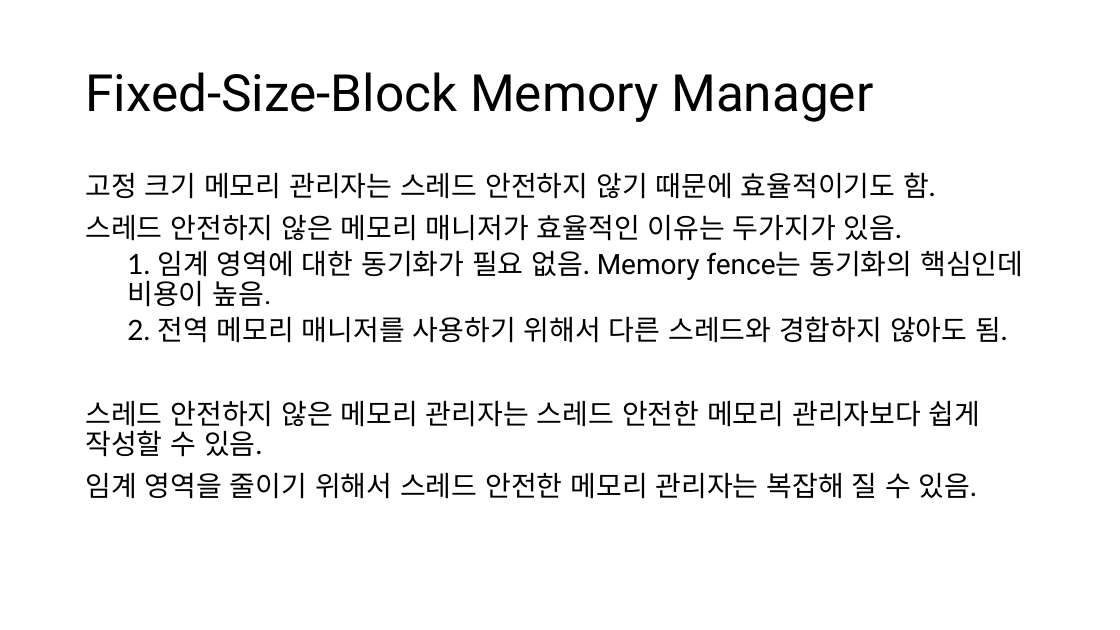
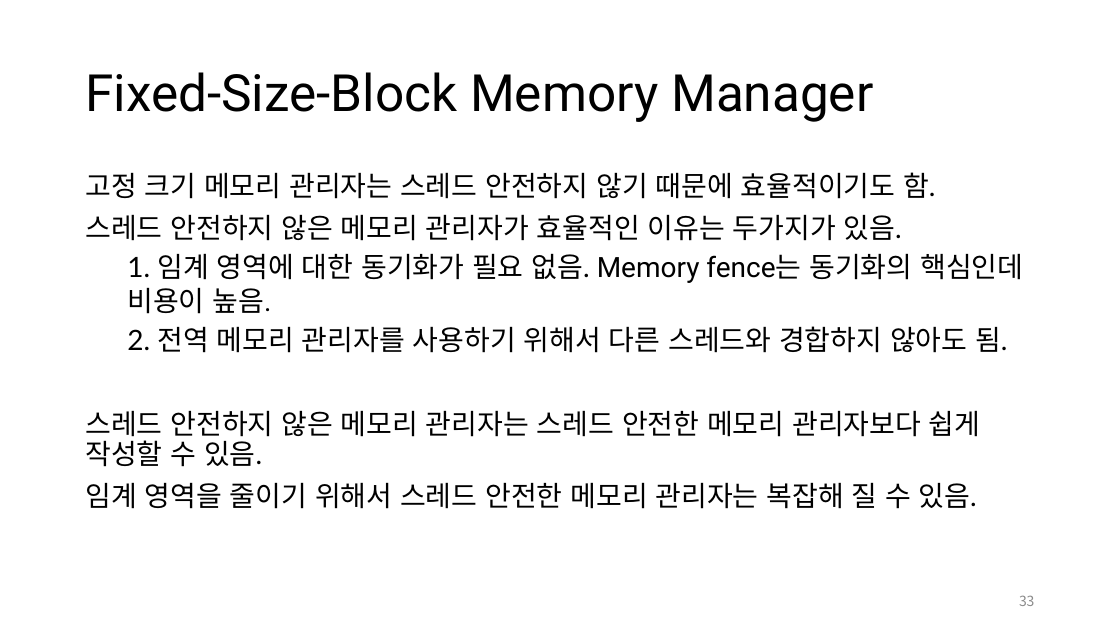
Before and after one commit to CppKorea/OptimizedCppStudy, a slide deck: slide 33 of 13th Study/Optimized C++ Study - Chapter 13, Optimize Memory Management.pptx. Drawn at 1120x630 pixels with LibreOffice and Linux fonts; fonts in the diff are those of the drawing. Boxes give left, top, right and bottom in pixels: in the first picture for what was removed or moved away, otherwise in the second. Text is boxed around its words. In the diff, an @@ line names an element or a change of style, - is before the commit and + after.

```diff
--- a/13th Study/Optimized C++ Study - Chapter 13, Optimize Memory Management.pptx
+++ b/13th Study/Optimized C++ Study - Chapter 13, Optimize Memory Management.pptx
@@ text at [85,214,902,241]: text changed @@
-스레드 안전하지 않은 메모리 매니저가 효율적인 이유는 두가지가 있음.
+스레드 안전하지 않은 메모리 관리자가 효율적인 이유는 두가지가 있음.
@@ text at [127,253,1023,314]: line spacing 0.9 to 1 @@
@@ text at [127,326,1007,353]: text changed @@
-  2. 전역 메모리 매니저를 사용하기 위해서 다른 스레드와 경합하지 않아도 됨.
+  2. 전역 메모리 관리자를 사용하기 위해서 다른 스레드와 경합하지 않아도 됨.
@@ page number added at [1019,595,1035,606], 12 pt, text #8C8C8C @@
+33
```
Also in this commit, not shown: 39 other slides changed, 13 slides added.
